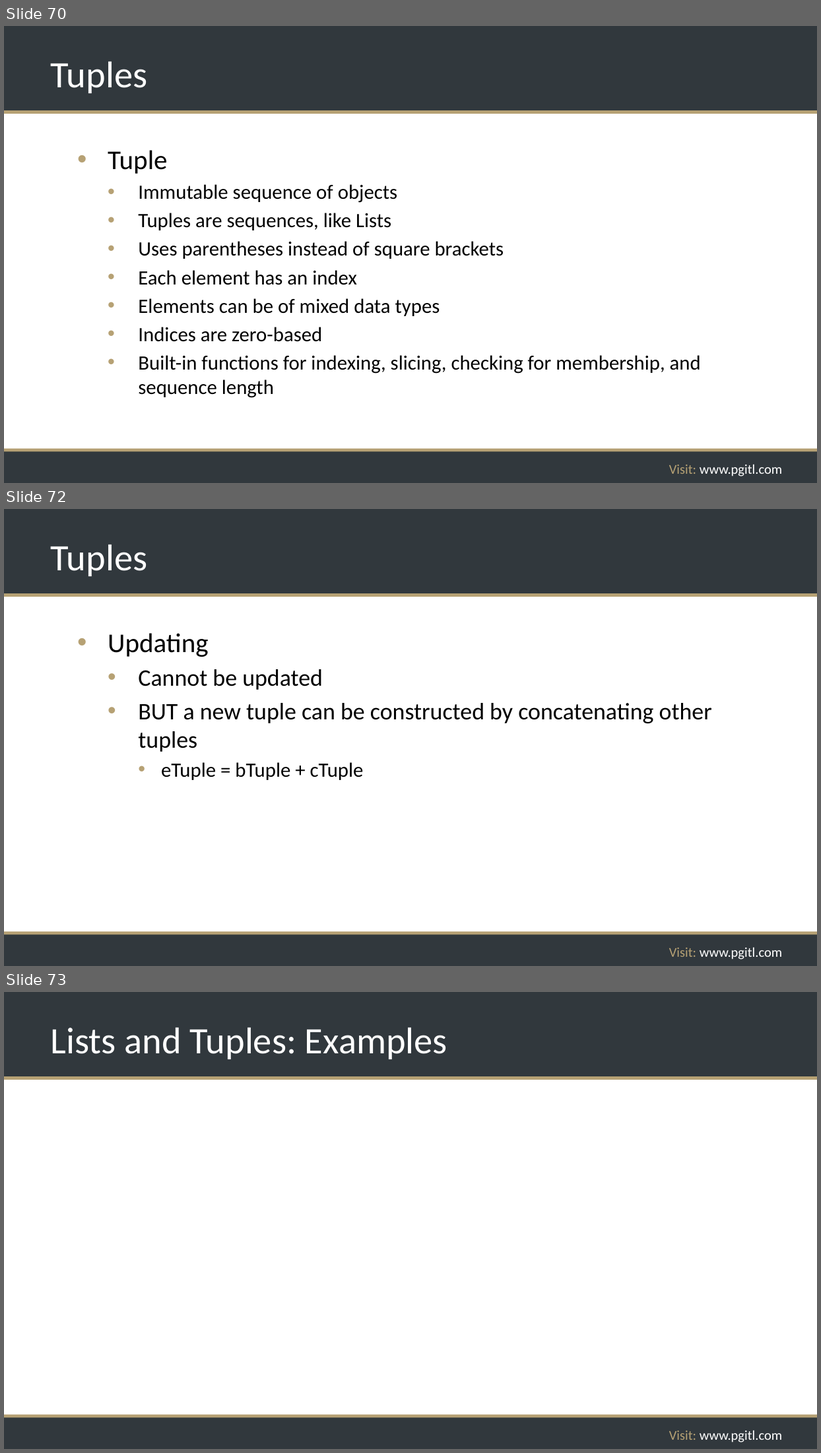
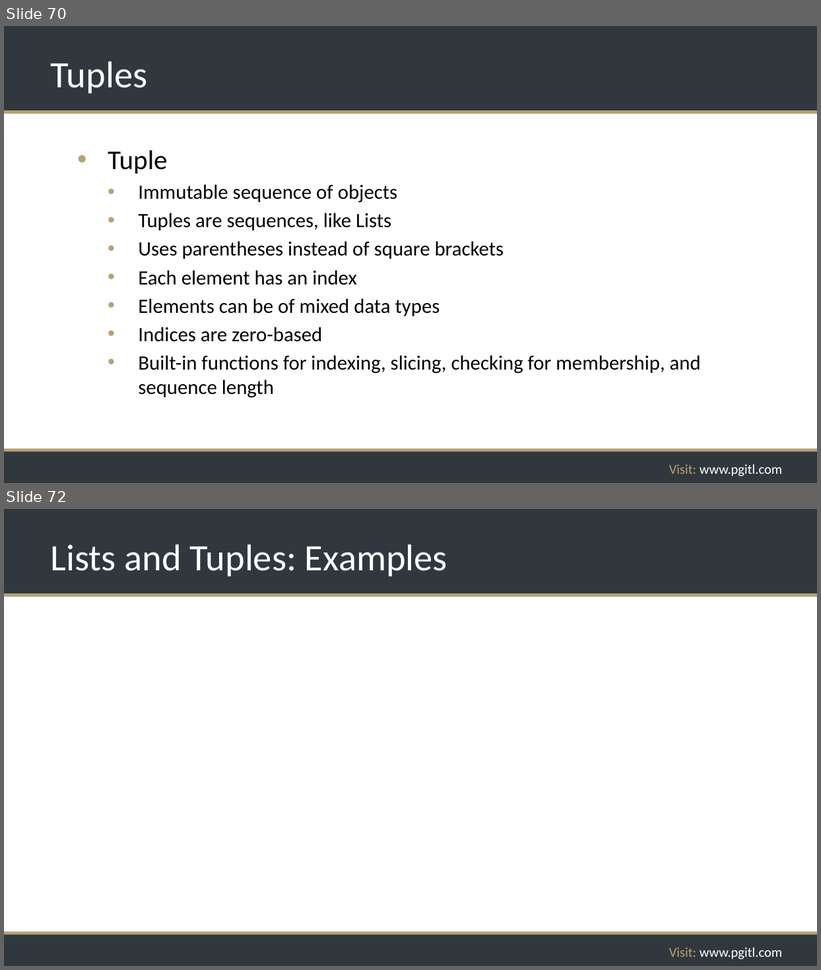
Before and after one commit to rikkouri/project-a, a slide deck: Programming Foundations.pptx. Shown one above the other, each under a label of ours: slides 70, 72 and 73 before the commit, slides 70 and 72 after it; the slides between them are not shown. The pictures are 821x1453 and 821x970 pixels, drawn with LibreOffice and Linux fonts; fonts in the diff are those of the drawing; background and template pictures are left out. Boxes give left, top, right and bottom in pixels: in the first picture for what was removed or moved away, otherwise in the second. Text is boxed around its words. In the diff, an @@ line names an element or a change of style, - is before the commit and + after.

```diff
--- a/Programming Foundations.pptx
+++ b/Programming Foundations.pptx
@@ slide 72 removed at [4,509,817,966], background #FFFFFF; not listed: 5 template elements that a slide beside it also shows @@
@@ title removed at [51,544,147,576] @@
-Tuples
@@ text removed at [108,633,712,780] @@
-• Updating
-  • Cannot be updated
-  • BUT a new tuple can be constructed by concatenating other tuples
-    • eTuple = bTuple + cTuple
@@ what was slide 73 is now slide 72 @@
```
Also in this commit, not shown: 1 slide changed.
